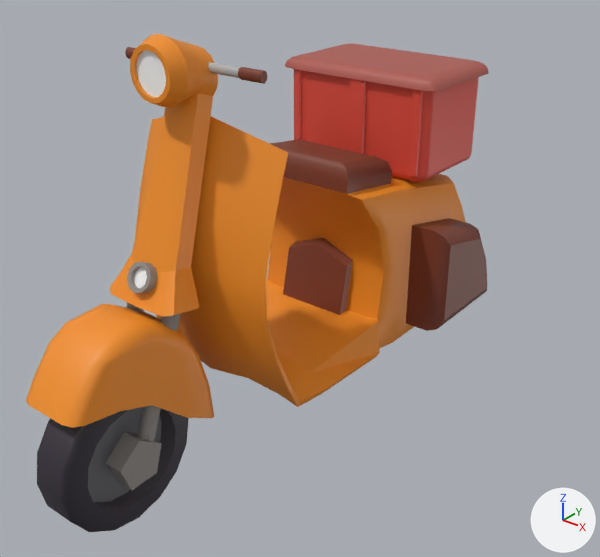
Two versions of the FBX model Assets/_HieuBon/FBX/vespa.fbx, one commit apart.
One viewpoint serves both versions: a camera (50 mm lens) standing at (8.68, -11.98, 9.19) and looking at (0.17, -1.34, 2.6). The lights are fixed; the arrows at lower right show +X, +Y and +Z. Where no turn or scale is listed for an object, it has been applied to the vertices.

Objects in the first picture: 'box_body', 'box_upper', 'motobike_front', 'vespa_body', 'wheel'.
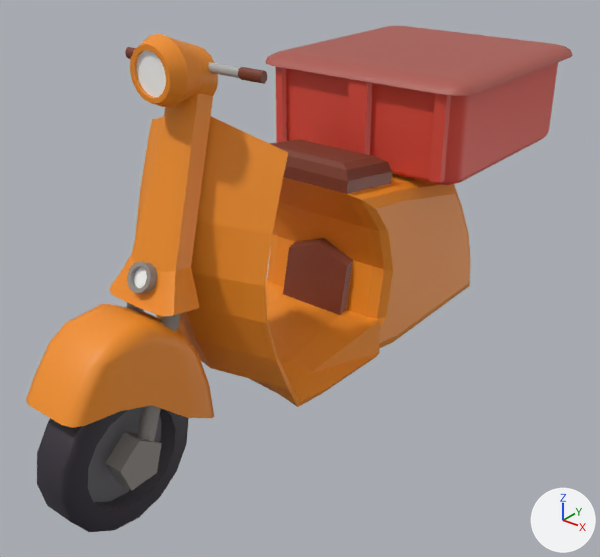
Location of each change, (x1, y1, x2, y2) in pixels of the pictures (600 x 557 px):
'vespa_body', reshaped: before (135, 117, 488, 407); after (135, 117, 471, 407)
'box_body', mesh rescaled, moved: before (294, 69, 479, 182); after (276, 63, 558, 185)
'box_upper', mesh rescaled (51% wider, 45% taller): before (285, 43, 489, 91); after (265, 26, 573, 96)
part 2 of me_mesh_002, cut back: before (406, 218, 488, 331); after (406, 218, 461, 323)

Diff of the bpy script that builds the scene:
```diff
--- a/Assets/_HieuBon/FBX/vespa.fbx.py
+++ b/Assets/_HieuBon/FBX/vespa.fbx.py
@@ me_mesh_001 @@
 me_mesh_001.from_pydata(...)  # 216 vertices, 218 faces; spans x -1.55..1.55, y 2.95..5.03, z 4.15..5.9
 # used by ob_box_body; location = (0.0, -2.54, 0.0)
+# me_mesh_001 part 3: the whole mesh is scaled about its middle by (1.34, 2.28, 1.02), then moved by (0.0, -3.99, -5.02)
 me_mesh_001.materials.append(mat_color)
@@ me_mesh_002 @@
 # used by ob_vespa_body; location = (0.0, -2.54, 0.0)
-me_mesh_002.from_pydata(...)  # 364 vertices, 387 faces; spans x -2.15..2.15, y -1.64..6.01, z 0.96..6.12
+me_mesh_002.from_pydata(...)  # 316 vertices, 339 faces; spans x -1.48..1.48, y -1.64..6.01, z 0.96..6.12
+# me_mesh_002 part 2
+# 24 vertices are removed from x 1.88..2.15, y 2.92..5.09, z 1.36..3.42
+# 27 faces are deleted
+# 3 new faces join them
 me_mesh_002.materials.append(mat_color)
@@ me_mesh @@
 me_mesh.from_pydata(...)  # 64 vertices, 58 faces; spans x -1.71..1.71, y -0.03..2.1, z 0.0..0.2
 # used by ob_box_upper; location = (0.0, 0.41, 5.89)
+# me_mesh part 1: the whole mesh is scaled about the mesh origin by (1.34, 2.28, 1.02)
 me_mesh.materials.append(mat_color)
@@ ob_box_body @@
 ob_box_body = bpy.data.objects.new('box_body', me_mesh_001)
-ob_box_body.location = (0.0, -2.54, 0.0)
+ob_box_body.location = (0.0, 2.77, 5.02)
```
